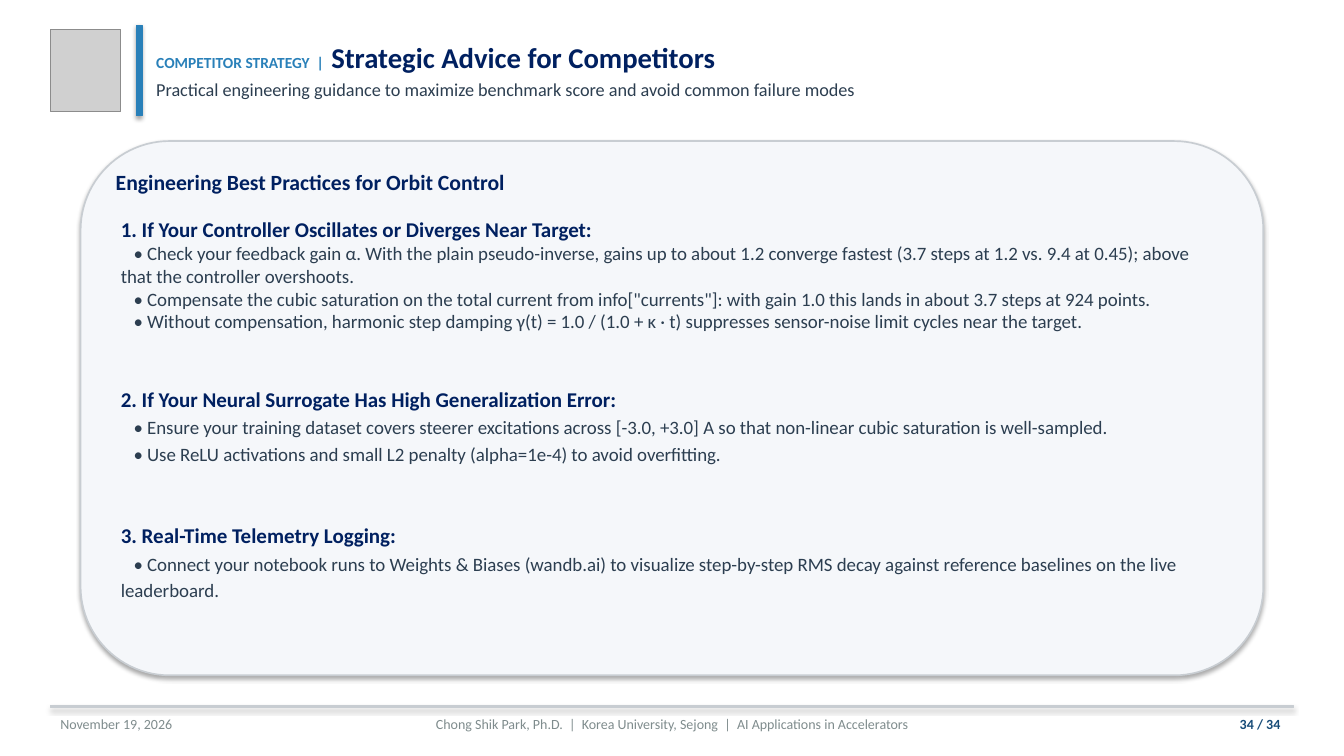
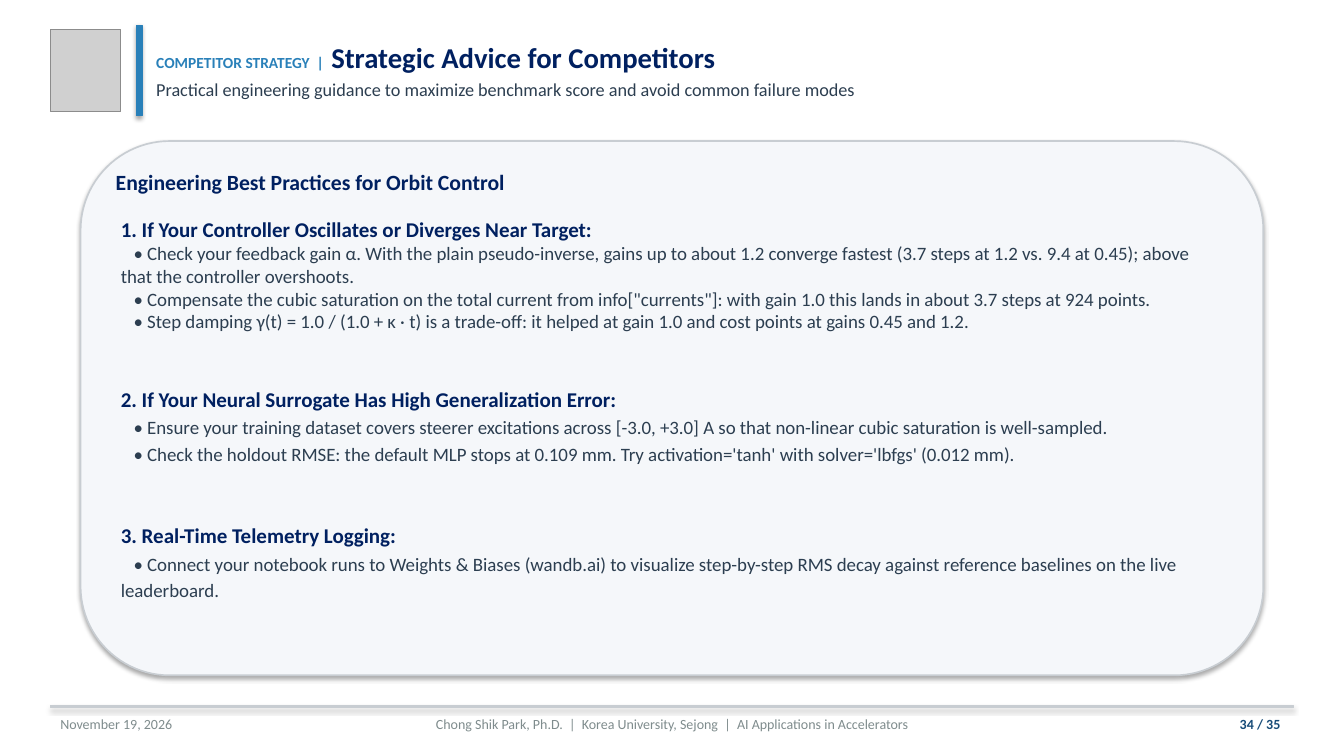
Before and after one commit to cspark7701/ai4acc-mini-hackathon, a slide deck: slide 34 of presentations/Lecture_1_AI_ML_Foundations_and_Control_Slides.pptx. Drawn at 1344x756 pixels with LibreOffice and Linux fonts; fonts in the diff are those of the drawing; grey boxes stand for pictures. Boxes give left, top, right and bottom in pixels: in the first picture for what was removed or moved away, otherwise in the second. Text is boxed around its words. In the diff, an @@ line names an element or a change of style, - is before the commit and + after.

```diff
--- a/presentations/Lecture_1_AI_ML_Foundations_and_Control_Slides.pptx
+++ b/presentations/Lecture_1_AI_ML_Foundations_and_Control_Slides.pptx
@@ text at (121,222,1189,465): text changed @@
-1. If Your Controller Oscillates or Diverges Near Target:
-• Check your feedback gain α. With the plain pseudo-inverse, gains up to about 1.2 converge fastest (3.7 steps at 1.2 vs. 9.4 at 0.45); above that the controller overshoots.
-• Compensate the cubic saturation on the total current from info["currents"]: with gain 1.0 this lands in about 3.7 steps at 924 points.
-• Without compensation, harmonic step damping γ(t) = 1.0 / (1.0 + κ · t) suppresses sensor-noise limit cycles near the target.
-2. If Your Neural Surrogate Has High Generalization Error:
-• Ensure your training dataset covers steerer excitations across [-3.0, +3.0] A so that non-linear cubic saturation is well-sampled.
-• Use ReLU activations and small L2 penalty (alpha=1e-4) to avoid overfitting.
+1. If Your Controller Oscillates or Diverges Near Target:
+• Check your feedback gain α. With the plain pseudo-inverse, gains up to about 1.2 converge fastest (3.7 steps at 1.2 vs. 9.4 at 0.45); above that the controller overshoots.
+• Compensate the cubic saturation on the total current from info["currents"]: with gain 1.0 this lands in about 3.7 steps at 924 points.
+• Step damping γ(t) = 1.0 / (1.0 + κ · t) is a trade-off: it helped at gain 1.0 and cost points at gains 0.45 and 1.2.
+2. If Your Neural Surrogate Has High Generalization Error:
+• Ensure your training dataset covers steerer excitations across [-3.0, +3.0] A so that non-linear cubic saturation is well-sampled.
+• Check the holdout RMSE: the default MLP stops at 0.109 mm. Try activation='tanh' with solver='lbfgs' (0.012 mm).
@@ text at (1240,720,1280,729): text changed @@
-34 / 34
+34 / 35
```
Also in this commit, not shown: 34 other slides changed, 6 other files.
